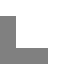
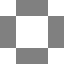
The second 64x64 image is a revision of the first. Changes to its layers:
painted on "Color Fill 1" over bbox(0, 0, 64, 64)
